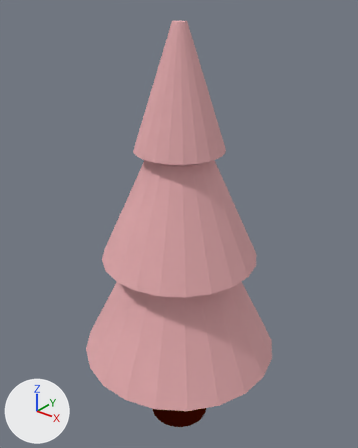
The Blender file Models/Candy Trees.blend: old version first, new version second.
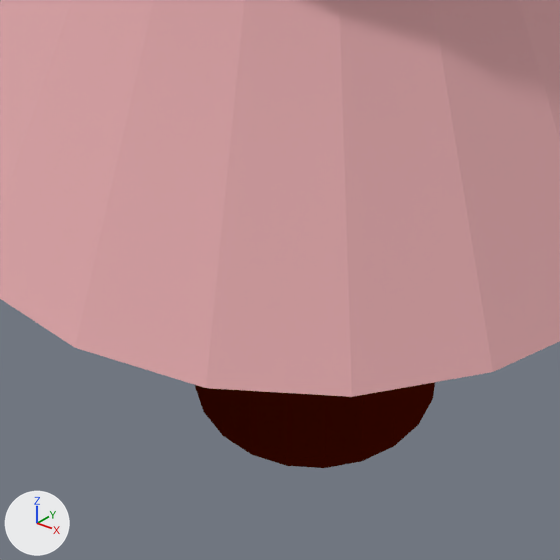
Each version is shown whole from a 50 mm camera at (4.34, -5.44, 7.34) aimed at (-0.12, 0.13, 3.88), then close up on the part from 30% to 65% of the width and 72% to 100% of the height. The axes (+X, +Y, +Z) are drawn at lower left. The lights are the same throughout.
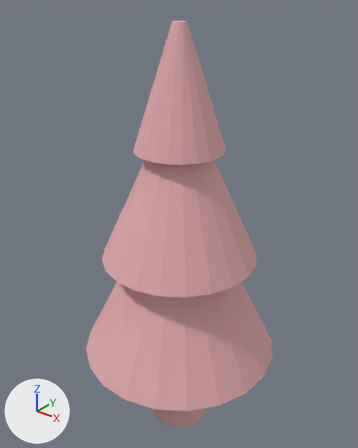
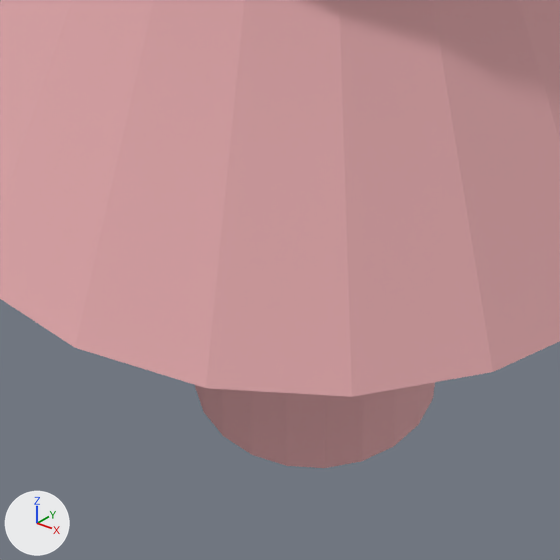
Pixel boxes (x1, y1, x2, y2) of what changed, in the close-ups (560 x 560 px):
part 1 of me_cylinder, recoloured: (195, 382, 435, 468) in both

Diff of the bpy script that builds the scene:
```diff
--- a/Models/Candy Trees.blend.py
+++ b/Models/Candy Trees.blend.py
@@ me_cylinder @@
 me_cylinder.from_pydata(...)  # 189 vertices, 170 faces; spans x -1.61..1.61, y -1.6..1.62, z -0.95..1.0
 # used by ob_cylinder; location = (0.0, 0.0, 3.433); scale = (1.0, 1.0, 3.46)
+# me_cylinder part 1: all 21 faces that had it switch from mat_material_001 (dark red #480d00) to mat_material_005 (pink #e7acaf)
```
